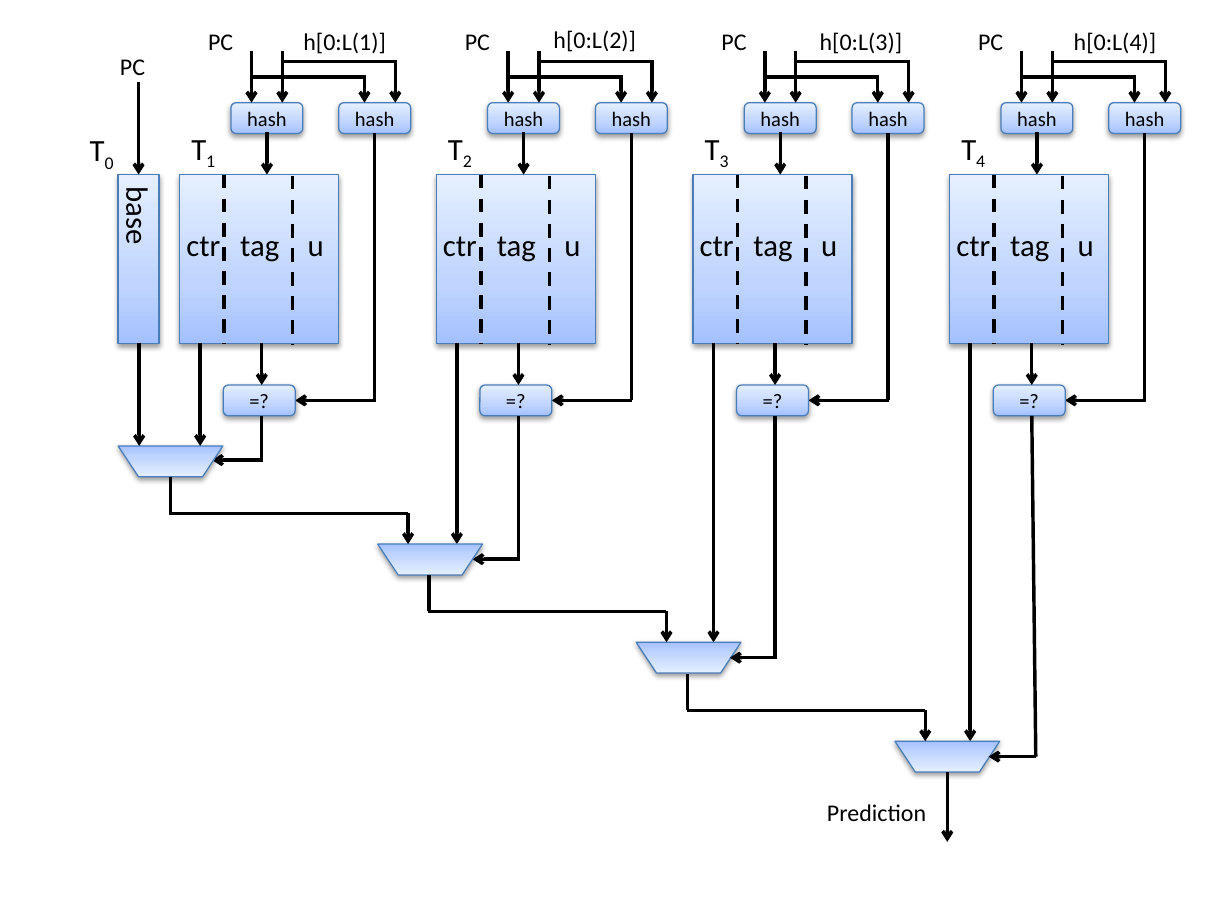
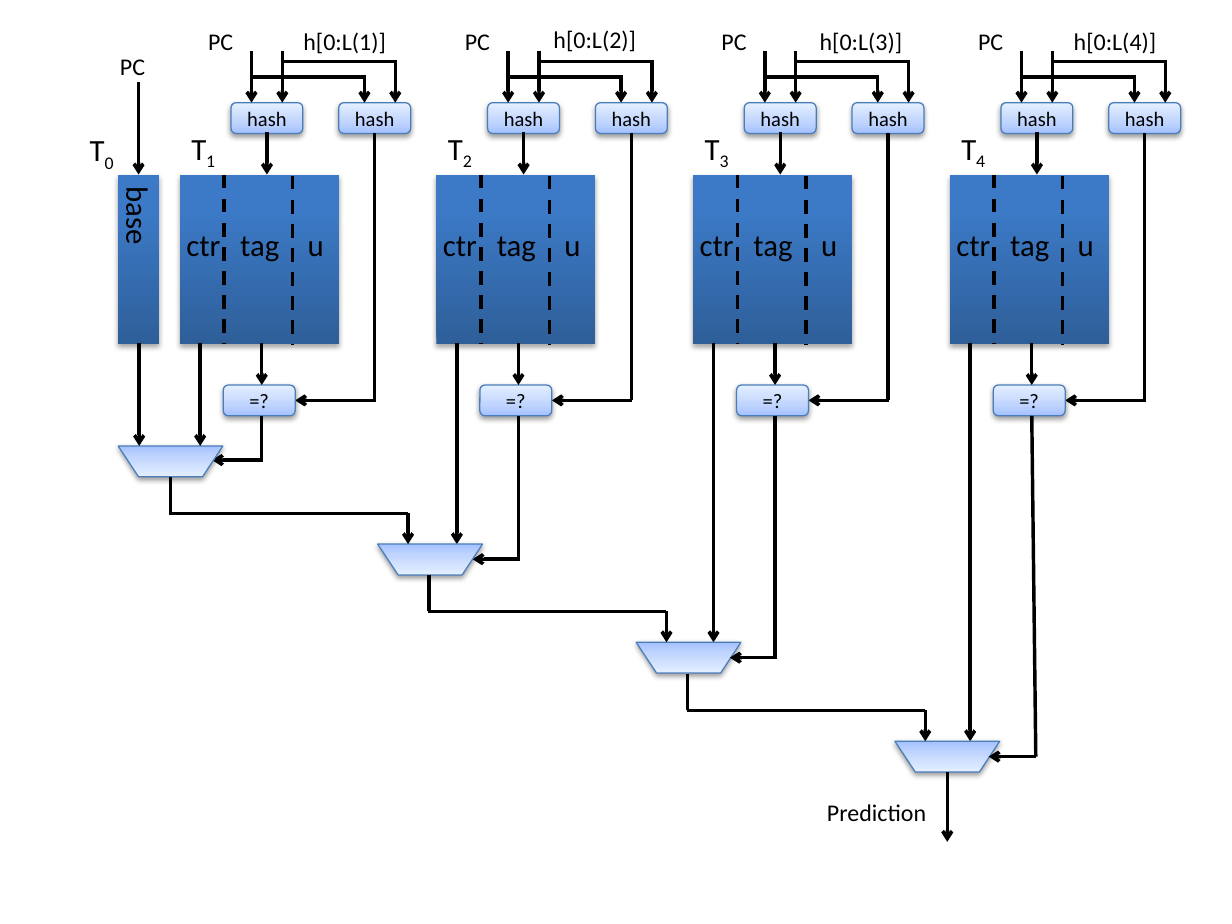
Before and after one commit to peterwudi/di-thesis, a slide deck: slide 1 of Figures/tage.pptx. Drawn at 1232x924 pixels with LibreOffice and Linux fonts; fonts in the diff are those of the drawing. Boxes give left, top, right and bottom in pixels: in the first picture for what was removed or moved away, otherwise in the second. Text is boxed around its words. In the diff, an @@ line names an element or a change of style, - is before the commit and + after.

```diff
--- a/Figures/tage.pptx
+++ b/Figures/tage.pptx
@@ fill gradient #A4C4FF to #BFD4FF to #E6EEFF to gradient #2F5F99 to #3D7CC7 to #3A7CCB; outline #4B7EBC 0.75 pt to none; shadow changed in 5 elements at [118,175,159,344], [180,175,339,344], [436,175,595,344], [692,175,851,344], [950,175,1109,344] @@
```
Also in this commit, not shown: 44 other files.
